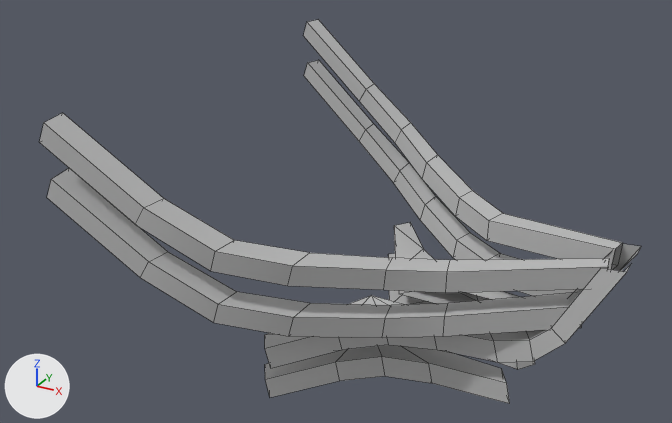
Before and after pictures for a commit that changed the FBX model Art/Export/SM/Pirate Ship/SM_Forecastle.fbx.
Camera for both pictures: a camera (50 mm lens) standing at (82.4, -37.4, 23.5) and looking at (62.4, -1.1, 5.4). The lights are fixed; the arrows at lower left show +X, +Y and +Z. Mesh edges are drawn as thin lines. Where no turn or scale is listed for an object, it has been applied to the vertices.

The first picture shows 'SM_Forecastle'.
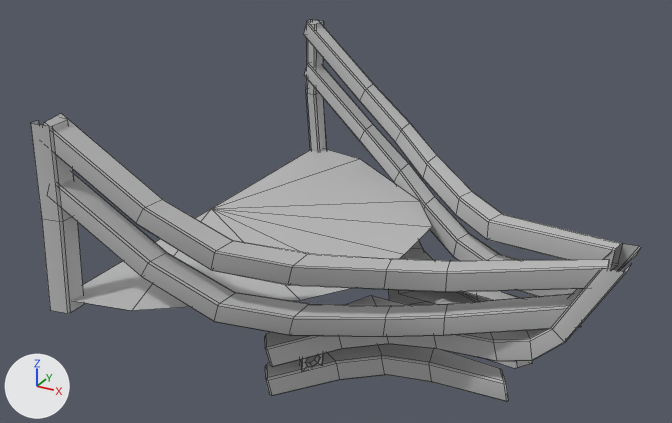
Pixel boxes (x1, y1, x2, y2) of what changed, in the pictures (672 x 423 px):
'SM_Forecastle', reshaped, moved: before (40, 20, 641, 404); after (30, 19, 641, 401)
part 1 of me_mesh, rebuilt: before (394, 223, 641, 304); after (399, 241, 641, 304)
part 2 of me_mesh, rebuilt: before (265, 263, 632, 368); after (265, 263, 632, 366)
part 3 of me_mesh, rebuilt: before (303, 20, 623, 270); after (304, 20, 623, 270)
part 4 of me_mesh, rebuilt: before (47, 168, 581, 337); after (59, 173, 582, 337)
part 5 of me_mesh, rebuilt: before (40, 113, 609, 293); after (43, 113, 609, 292)
part 6 of me_mesh, rebuilt: before (304, 60, 576, 296); after (304, 63, 576, 297)
part 7 of me_mesh, rebuilt: before (265, 345, 510, 404); after (265, 344, 509, 401)
part 8 of me_mesh, rebuilt: before (388, 253, 535, 369); after (389, 289, 533, 369)
part 9 of me_mesh, added: after (299, 354, 323, 369)
part 10 of me_mesh, added: after (30, 118, 84, 313)
part 11 of me_mesh, added: after (306, 19, 326, 152)
part 12 of me_mesh, added: after (74, 149, 432, 310)

Patch to the scene script:
```diff
--- a/Art/Export/SM/Pirate Ship/SM_Forecastle.fbx.py
+++ b/Art/Export/SM/Pirate Ship/SM_Forecastle.fbx.py
@@ mat_m_woodplanks @@
+mat_m_woodplanks = principled_material('M_WoodPlanks')
+mat_m_woodplanks.base_color = (0.5, 0.5, 0.5)  # grey #bcbcbc
@@ me_mesh @@
 # used by ob_sm_forecastle; location = (65.16, 0.0, 4.78)
 # verts and faces of me_mesh; kept vertices keep their numbers, new ones are numbered from 204
-me_mesh.from_pydata(...)  # 204 vertices, 172 faces; spans x -11.2..11.2, y -11.4..11.4, z -6.8..6.8
+me_mesh.from_pydata(...)  # 560 vertices, 454 faces; spans x -11.4..11.4, y -11.8..11.8, z -6.8..6.8
+# me_mesh part 1: the loose piece of 30 vertices spanning x -3.3..11.2, y 0.5..7.8, z -4.6..0.9 is rebuilt with 53 vertices and now spans x -3.1..11.4, y 0.5..7.7, z -4.6..0.9
+# me_mesh part 2: the loose piece of 30 vertices spanning x -3.3..11.2, y -7.8..-0.5, z -4.6..0.9 is rebuilt with 53 vertices and now spans x -3.1..11.4, y -7.7..-0.5, z -4.6..0.9
+# me_mesh part 3: the loose piece of 28 vertices spanning x -11.2..10.4, y 0.4..11.4, z -0.9..6.8 is rebuilt with 56 vertices and now spans x -11.0..10.6, y 0.4..11.4, z -0.9..6.8
+# me_mesh part 4: the loose piece of 28 vertices spanning x -11.2..9.6, y -11.4..-0.2, z -3.1..4.4 is rebuilt with 56 vertices and now spans x -11.0..9.8, y -11.4..-0.2, z -3.1..4.3
+# me_mesh part 5: the loose piece of 28 vertices spanning x -11.2..10.4, y -11.4..-0.4, z -0.9..6.8 is rebuilt with 56 vertices and now spans x -11.0..10.6, y -11.4..-0.4, z -0.9..6.8
+# me_mesh part 6: the loose piece of 28 vertices spanning x -11.2..9.6, y 0.2..11.4, z -3.1..4.4 is rebuilt with 56 vertices and now spans x -11.0..9.8, y 0.2..11.4, z -3.1..4.3
+# me_mesh part 7: the loose piece of 16 vertices spanning x -3.5..6.9, y -7.5..-1.0, z -6.8..-5.3 is rebuilt with 38 vertices and now spans x -3.3..7.0, y -7.4..-1.0, z -6.8..-5.3
+# me_mesh part 8: the loose piece of 16 vertices spanning x -3.5..6.9, y 1.0..7.5, z -6.8..-5.3 is rebuilt with 38 vertices and now spans x -3.3..7.0, y 1.0..7.4, z -6.8..-5.3
+# me_mesh part 9: a new loose piece of 48 vertices spanning x -1.9..-1.1, y -6.0..-4.9, z -5.5..-4.4, in mat_m_pirateship (grey #bcbcbc)
+# me_mesh part 10: a new loose piece of 24 vertices spanning x -11.4..-10.2, y -11.8..-10.3, z -1.9..6.7, in mat_m_pirateship (grey #bcbcbc)
+# me_mesh part 11: a new loose piece of 24 vertices spanning x -11.4..-10.2, y 10.3..11.8, z -1.9..6.7, in mat_m_pirateship (grey #bcbcbc)
+# me_mesh part 12
+verts[204] = (-10.9, 0.0, -1.4)  # pixel (211, 208)
+verts[205] = (-10.9, -11.4, -1.4)
+verts[206] = (0.7, 0.0, -1.4)  # pixel (404, 254)
+verts[207] = (-1.5, -6.4, -1.4)  # pixel (300, 300)
+verts[208] = (0.5, -3.6, -1.4)
+verts[209] = (-7.4, -10.7, -1.4)  # pixel (131, 310)
+verts[210] = (-10.9, 11.4, -1.4)
+verts[211] = (-1.5, 6.4, -1.4)  # pixel (419, 200)
+verts[212] = (0.5, 3.6, -1.4)  # pixel (432, 226)
+verts[213] = (-7.4, 10.7, -1.4)  # pixel (359, 158)
+faces += [(204, 205, 209), (204, 208, 206), (204, 209, 207), (204, 207, 208), (204, 213, 210), (204, 206, 212)]  # mat_m_woodplanks (grey #bcbcbc)
+faces += [(204, 211, 213), (204, 212, 211)]  # mat_m_woodplanks (grey #bcbcbc)
 me_mesh.materials.append(mat_m_pirateship)
+me_mesh.materials.append(mat_m_woodplanks)  # grey #bcbcbc
@@ ob_sm_forecastle @@
 ob_sm_forecastle = bpy.data.objects.new('SM_Forecastle', me_mesh)
-ob_sm_forecastle.location = (65.16, 0.0, 4.78)
+ob_sm_forecastle.location = (64.99, 0.0, 4.79)
```
